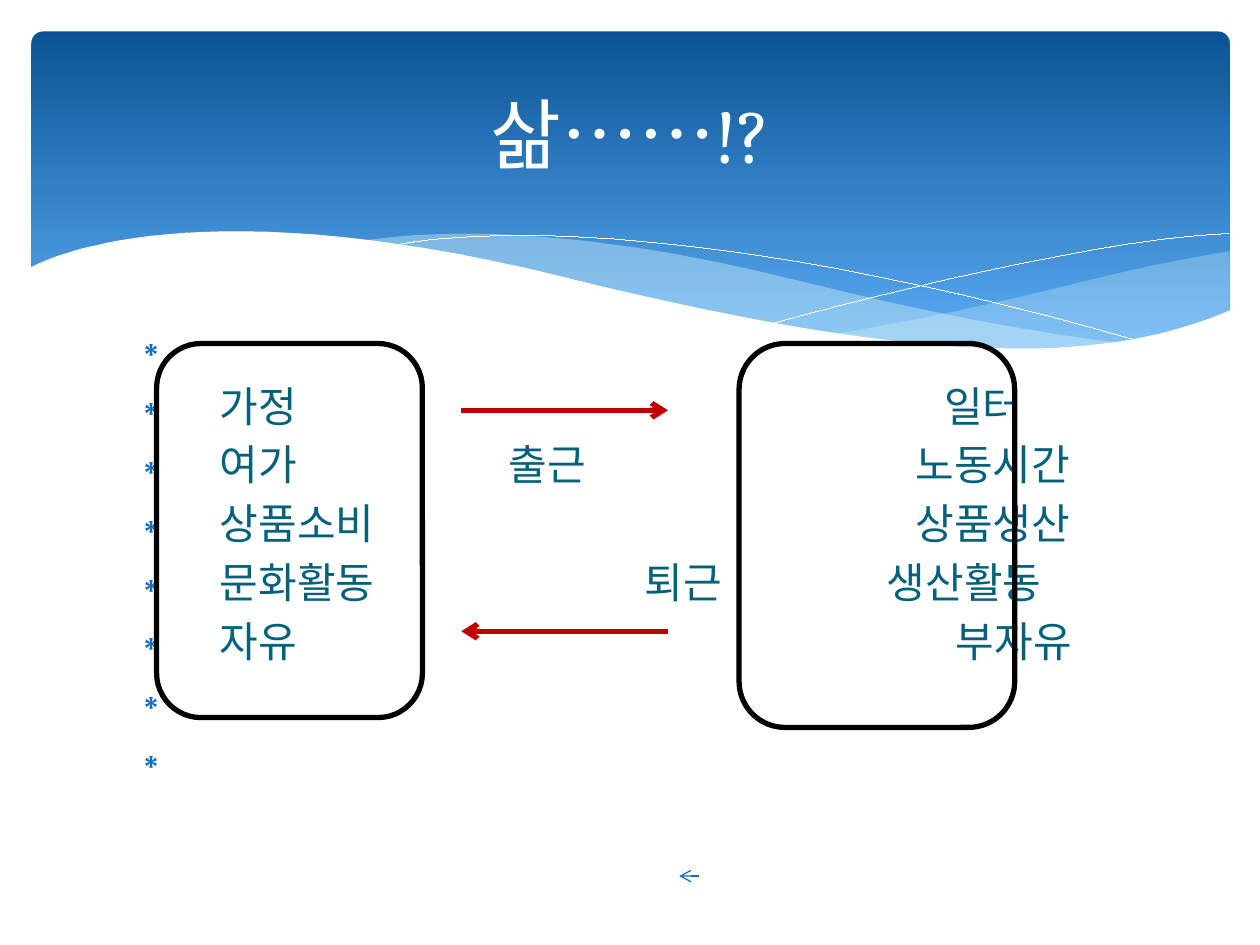
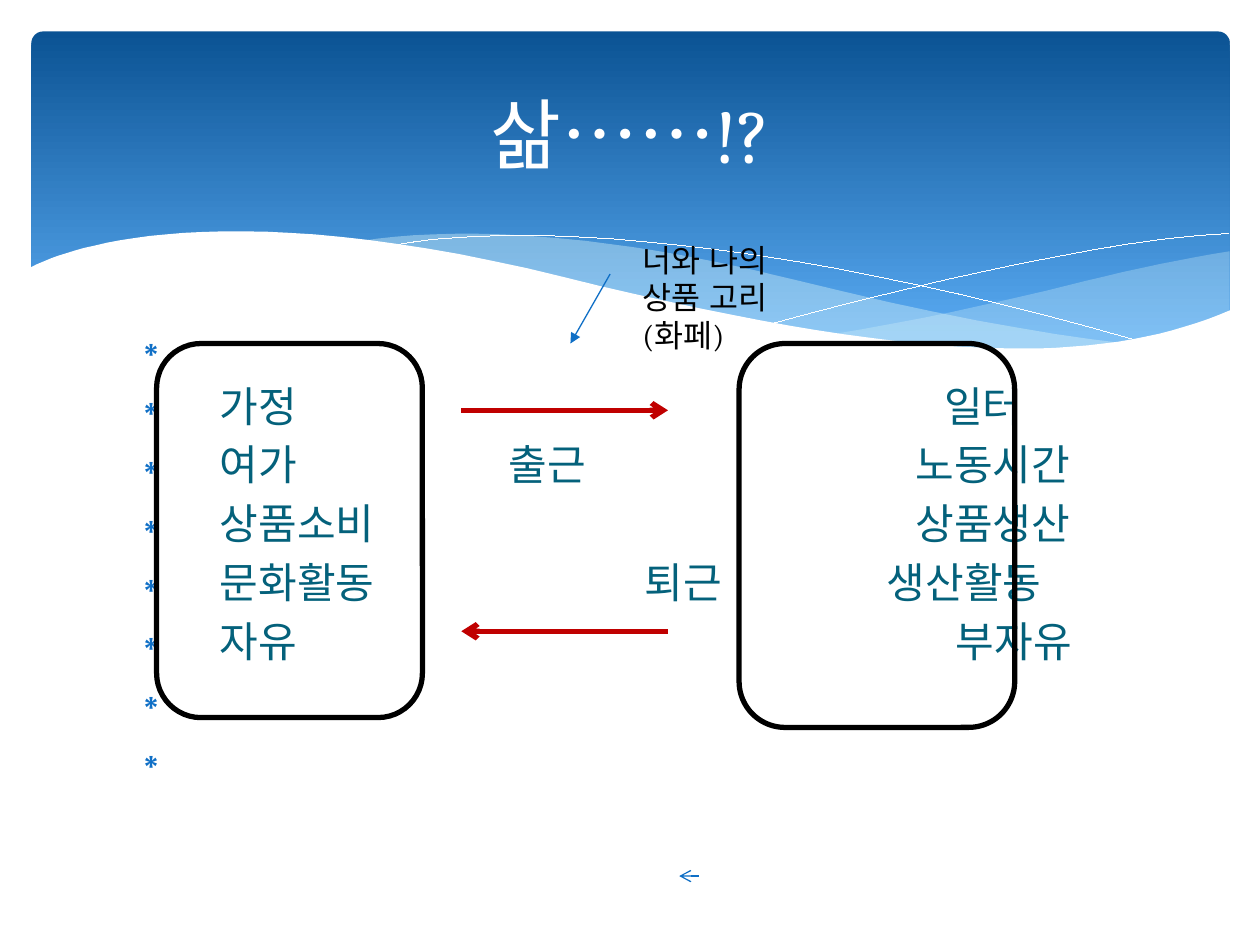
Before and after one commit to dw5450/3rd_grade_study, a slide deck: slide 4 of 과학기술과미디어/수업 ppt/13강 디지털-정리.pptx. Drawn at 1260x945 pixels with LibreOffice and Linux fonts; fonts in the diff are those of the drawing. Boxes give left, top, right and bottom in pixels: in the first picture for what was removed or moved away, otherwise in the second. Text is boxed around its words. In the diff, an @@ line names an element or a change of style, - is before the commit and + after.

```diff
--- a/과학기술과미디어/수업 ppt/13강 디지털-정리.pptx
+++ b/과학기술과미디어/수업 ppt/13강 디지털-정리.pptx
@@ text added at (642,240,767,352), 18 pt, text #000000 @@
+너와 나의 상품 고리(화페)
@@ arrow added from (610, 275) to (571, 344), #0F6FC6 0.75 pt @@
```
Also in this commit, not shown: 12 other slides changed, 29 other files.
